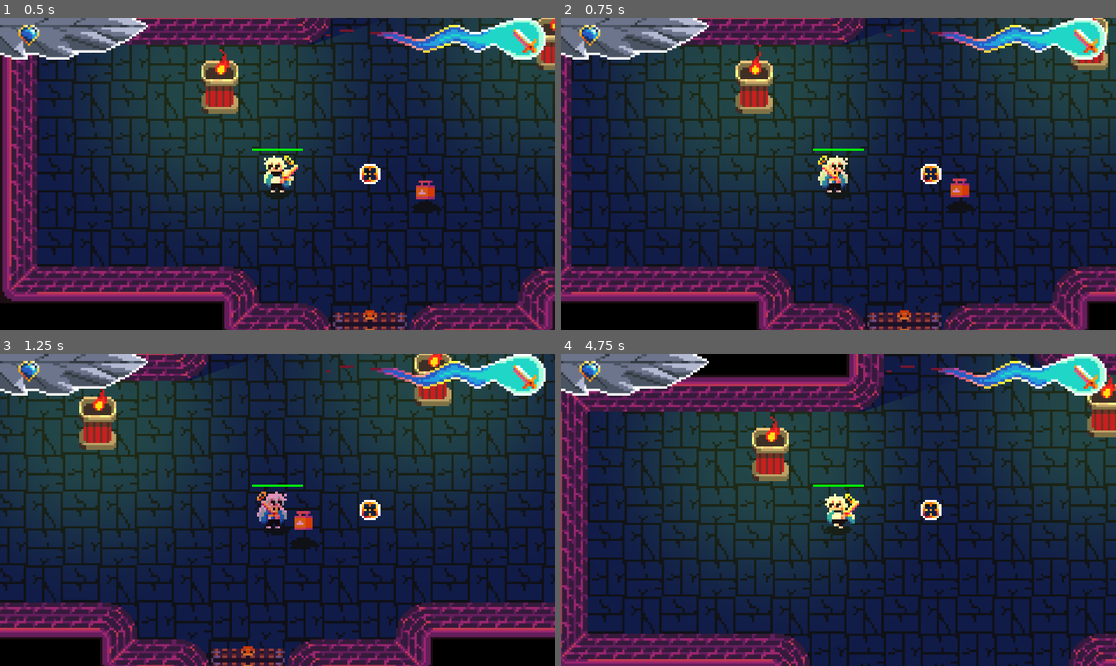
Above: before the commit, frames 1-4 (two rows, left to right).
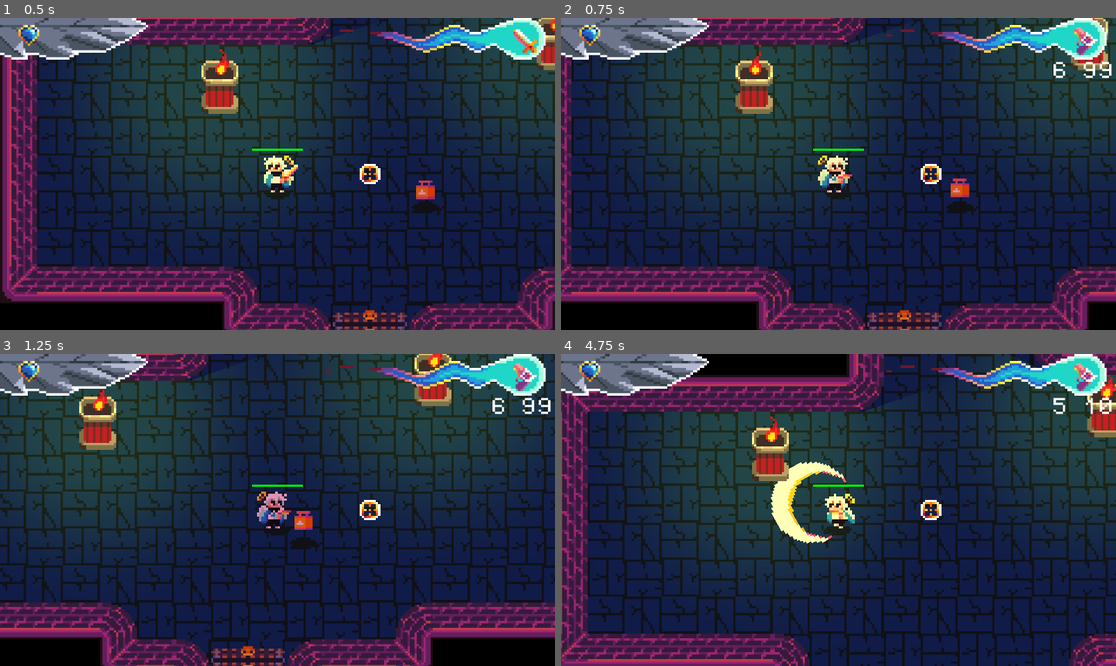
Above: after the commit, the same moments.

Repository: NielsOuvrard/TheShadowOfHeaven
Game: Godot game, scene res://Scenes/gameplay.tscn
Two runs of this game, one before a commit and one after it. Both use one fixed random seed, a clock stepped at 60 frames per second and the inputs below.
Inputs (mouse positions are in pixels of both pictures, inside the frame that each line leads up to):
- Up to frame 1 (0.5 s): no input
- Up to frame 2 (0.75 s): move the mouse to (960, 158) at 0.52 s; hold Right (move_right) from 0.53 s (still down); hold Q (change_weapon) from 0.53 s (still down)
- Up to frame 3 (1.25 s): keep holding Right (move_right); keep holding Q (change_weapon); tap Space (shoot) at 0.8 s
- Up to frame 4 (4.75 s): move the mouse to (727, 525) at 1.27 s; release Right (move_right) at 1.28 s; release Q (change_weapon) at 1.28 s; hold Down (move_down) 1.28-2.03 s; tap Space (shoot) at 1.35, 2.3, 2.85, 3.8, 4.35 s; tap Q (change_weapon) at 1.55, 3.05, 4.55 s; move the mouse to (894, 441) at 2.02 s; hold Right (move_right) 2.03-2.78 s; hold Q (change_weapon) 2.03-2.78 s; move the mouse to (810, 572) at 2.77 s; hold Up (move_up) 2.78-3.53 s; move the mouse to (1005, 556) at 3.52 s; hold Q (change_weapon) 3.53-4.28 s; hold Left (move_left) from 3.53 s (still down); tap R (reload) at 4.15 s; move the mouse to (672, 463) at 4.27 s

Frame 1 is identical in both runs. In frame 2, 0.5% of the frame differs, in the area x 47-100%, y 2-54%; in frame 3, 0.6%; in frame 4, 1.7%, in the area x 37-100%, y 2-61%.

Commit message:
rewrite player step 1, sword attack and some fixes

Diff:
--- a/Scenes/door.tscn
+++ b/Scenes/door.tscn
@@ -282,7 +282,7 @@
 [sub_resource type="CircleShape2D" id="CircleShape2D_cvyxd"]
 radius = 23.1948
 
-[node name="Door" type="CharacterBody2D"]
+[node name="Door" type="StaticBody2D"]
 script = ExtResource("1_82spt")
 
 [node name="AnimatedSprite2D" type="AnimatedSprite2D" parent="."]
@@ -322,7 +322,6 @@
 scale = Vector2(1, 0.5)
 shape = SubResource("CircleShape2D_cvyxd")
 
-[connection signal="animation_finished" from="AnimatedSprite2D" to="." method="_on_animated_sprite_2d_animation_finished"]
 [connection signal="body_entered" from="Front" to="." method="_on_front_body_entered"]
 [connection signal="body_exited" from="Front" to="." method="_on_front_body_exited"]
 [connection signal="body_entered" from="Back" to="." method="_on_back_body_entered"]
--- a/Scenes/gameplay.tscn
+++ b/Scenes/gameplay.tscn
@@ -14,6 +14,7 @@
 
 [node name="Player" parent="." instance=ExtResource("2_l3px8")]
 position = Vector2(2.08165e-12, 2.08165e-12)
+debug = true
 
 [node name="Camera2D" type="Camera2D" parent="Player"]
 z_index = 100
--- a/Scenes/hud.tscn
+++ b/Scenes/hud.tscn
@@ -84,8 +84,22 @@
 theme_override_fonts/font = ExtResource("5_3rqoy")
 text = "6"
 
-[node name="Cursor" type="Sprite2D" parent="."]
-position = Vector2(960, 540)
+[node name="Center" type="Control" parent="."]
+layout_mode = 3
+anchors_preset = 8
+anchor_left = 0.5
+anchor_top = 0.5
+anchor_right = 0.5
+anchor_bottom = 0.5
+offset_left = -20.0
+offset_top = -20.0
+offset_right = 20.0
+offset_bottom = 20.0
+grow_horizontal = 2
+grow_vertical = 2
+
+[node name="Cursor" type="Sprite2D" parent="Center"]
+position = Vector2(20, 20)
 scale = Vector2(8, 8)
 texture = ExtResource("7_1dos8")
 offset = Vector2(40, 0)
--- a/Scenes/player.tscn
+++ b/Scenes/player.tscn
@@ -1,9 +1,10 @@
-[gd_scene load_steps=16 format=3 uid="uid://0y06vbi8ods3"]
+[gd_scene load_steps=26 format=3 uid="uid://0y06vbi8ods3"]
 
 [ext_resource type="Script" path="res://Scripts/player.gd" id="1_flqv2"]
 [ext_resource type="Texture2D" uid="uid://cmgydimid2fec" path="res://Assets/shadow_small.png" id="2_8qbm6"]
 [ext_resource type="Texture2D" uid="uid://ddh0hbfsxf05q" path="res://Assets/Items/Sword.png" id="4_12yd1"]
 [ext_resource type="Texture2D" uid="uid://rhxx7fe8qg4m" path="res://Assets/Characters/AngelSprite.png" id="4_auylh"]
+[ext_resource type="Texture2D" uid="uid://btn2i18uvt7qf" path="res://Assets/Characters/EspadaSlash.png" id="5_y8fcm"]
 
 [sub_resource type="AtlasTexture" id="AtlasTexture_koeyi"]
 atlas = ExtResource("4_auylh")
@@ -76,6 +77,179 @@
 [sub_resource type="StyleBoxFlat" id="StyleBoxFlat_xv7rb"]
 bg_color = Color(0, 100, 0, 1)
 
+[sub_resource type="AtlasTexture" id="AtlasTexture_doaqe"]
+atlas = ExtResource("5_y8fcm")
+region = Rect2(0, 0, 48, 48)
+
+[sub_resource type="AtlasTexture" id="AtlasTexture_bpg2h"]
+atlas = ExtResource("5_y8fcm")
+region = Rect2(48, 0, 48, 48)
+
+[sub_resource type="AtlasTexture" id="AtlasTexture_0lyjx"]
+atlas = ExtResource("5_y8fcm")
+region = Rect2(96, 0, 48, 48)
+
+[sub_resource type="AtlasTexture" id="AtlasTexture_ywrc1"]
+atlas = ExtResource("5_y8fcm")
+region = Rect2(144, 0, 48, 48)
+
+[sub_resource type="SpriteFrames" id="SpriteFrames_5j060"]
+animations = [{
+"frames": [{
+"duration": 1.0,
+"texture": SubResource("AtlasTexture_doaqe")
+}, {
+"duration": 1.0,
+"texture": SubResource("AtlasTexture_bpg2h")
+}, {
+"duration": 1.0,
+"texture": SubResource("AtlasTexture_0lyjx")
+}, {
+"duration": 1.0,
+"texture": SubResource("AtlasTexture_ywrc1")
+}],
+"loop": false,
+"name": &"attack",
+"speed": 5.0
+}, {
+"frames": [],
+"loop": true,
+"name": &"default",
+"speed": 5.0
+}]
+
+[sub_resource type="Animation" id="Animation_vm6wg"]
+length = 0.001
+tracks/0/type = "value"
+tracks/0/imported = false
+tracks/0/enabled = true
+tracks/0/path = NodePath("SwordAttack/Sprite:animation")
+tracks/0/interp = 1
+tracks/0/loop_wrap = true
+tracks/0/keys = {
+"times": PackedFloat32Array(0),
+"transitions": PackedFloat32Array(1),
+"update": 1,
+"values": [&"default"]
+}
+tracks/1/type = "value"
+tracks/1/imported = false
+tracks/1/enabled = true
+tracks/1/path = NodePath("SwordAttack/Collision:position")
+tracks/1/interp = 1
+tracks/1/loop_wrap = true
+tracks/1/keys = {
+"times": PackedFloat32Array(0),
+"transitions": PackedFloat32Array(1),
+"update": 0,
+"values": [Vector2(-6, -5)]
+}
+tracks/2/type = "value"
+tracks/2/imported = false
+tracks/2/enabled = true
+tracks/2/path = NodePath("SwordAttack/Sprite:frame")
+tracks/2/interp = 1
+tracks/2/loop_wrap = true
+tracks/2/keys = {
+"times": PackedFloat32Array(0),
+"transitions": PackedFloat32Array(1),
+"update": 1,
+"values": [0]
+}
+tracks/3/type = "value"
+tracks/3/imported = false
+tracks/3/enabled = true
+tracks/3/path = NodePath("SwordAttack/Collision:disabled")
+tracks/3/interp = 1
+tracks/3/loop_wrap = true
+tracks/3/keys = {
+"times": PackedFloat32Array(0),
+"transitions": PackedFloat32Array(1),
+"update": 1,
+"values": [true]
+}
+
+[sub_resource type="Animation" id="Animation_udfem"]
+resource_name = "sword_attack"
+length = 0.8
+tracks/0/type = "value"
+tracks/0/imported = false
+tracks/0/enabled = true
+tracks/0/path = NodePath("SwordAttack/Sprite:animation")
+tracks/0/interp = 1
+tracks/0/loop_wrap = true
+tracks/0/keys = {
+"times": PackedFloat32Array(0, 0.766667, 0.8),
+"transitions": PackedFloat32Array(1, 1, 1),
+"update": 1,
+"values": [&"attack", &"attack", &"default"]
+}
+tracks/1/type = "value"
+tracks/1/imported = false
+tracks/1/enabled = true
+tracks/1/path = NodePath("SwordAttack/Collision:position")
+tracks/1/interp = 1
+tracks/1/loop_wrap = true
+tracks/1/keys = {
+"times": PackedFloat32Array(0, 0.2, 0.4),
+"transitions": PackedFloat32Array(1, 1, 1),
+"update": 0,
+"values": [Vector2(-6, -5), Vector2(-9, -9), Vector2(-13, -13)]
+}
+tracks/2/type = "method"
+tracks/2/imported = false
+tracks/2/enabled = true
+tracks/2/path = NodePath(".")
+tracks/2/interp = 1
+tracks/2/loop_wrap = true
+tracks/2/keys = {
+"times": PackedFloat32Array(0, 0.2, 0.4),
+"transitions": PackedFloat32Array(1, 1, 1),
+"values": [{
+"args": [13.038],
+"method": &"change_radius_sword_collision"
+}, {
+"args": [18.028],
+"method": &"change_radius_sword_collision"
+}, {
+"args": [24.0],
+"method": &"change_radius_sword_collision"
+}]
+}
+tracks/3/type = "value"
+tracks/3/imported = false
+tracks/3/enabled = true
+tracks/3/path = NodePath("SwordAttack/Sprite:frame")
+tracks/3/interp = 1
+tracks/3/loop_wrap = true
+tracks/3/keys = {
+"times": PackedFloat32Array(0, 0.2, 0.4, 0.6),
+"transitions": PackedFloat32Array(1, 1, 1, 1),
+"update": 1,
+"values": [0, 1, 2, 3]
+}
+tracks/4/type = "value"
+tracks/4/imported = false
+tracks/4/enabled = true
+tracks/4/path = NodePath("SwordAttack/Collision:disabled")
+tracks/4/interp = 1
+tracks/4/loop_wrap = true
+tracks/4/keys = {
+"times": PackedFloat32Array(0, 0.766667, 0.8),
+"transitions": PackedFloat32Array(1, 1, 1),
+"update": 1,
+"values": [false, false, true]
+}
+
+[sub_resource type="AnimationLibrary" id="AnimationLibrary_04yk5"]
+_data = {
+"RESET": SubResource("Animation_vm6wg"),
+"sword_attack": SubResource("Animation_udfem")
+}
+
+[sub_resource type="CircleShape2D" id="CircleShape2D_owcke"]
+radius = 13.0
+
 [node name="Player" type="CharacterBody2D"]
 script = ExtResource("1_flqv2")
 
@@ -93,7 +267,7 @@
 position = Vector2(1, 0)
 texture = ExtResource("4_12yd1")
 
-[node name="CollisionShape2D" type="CollisionShape2D" parent="."]
+[node name="Collision" type="CollisionShape2D" parent="."]
 shape = SubResource("RectangleShape2D_hv8be")
 
 [node name="ReloadCooldown" type="Timer" parent="."]
@@ -102,7 +276,7 @@
 [node name="ShotCooldown" type="Timer" parent="."]
 one_shot = true
 
-[node name="ProgressBar" type="ProgressBar" parent="."]
+[node name="LifeBar" type="ProgressBar" parent="."]
 offset_left = -11.0
 offset_top = -11.0
 offset_right = 11.0
@@ -112,3 +286,23 @@
 step = 1.0
 value = 50.0
 show_percentage = false
+
+[node name="SwordAttack" type="Area2D" parent="."]
+
+[node name="Sprite" type="AnimatedSprite2D" parent="SwordAttack"]
+sprite_frames = SubResource("SpriteFrames_5j060")
+autoplay = "default"
+offset = Vector2(-15, -15)
+
+[node name="Animation" type="AnimationPlayer" parent="SwordAttack"]
+root_node = NodePath("../..")
+libraries = {
+"": SubResource("AnimationLibrary_04yk5")
+}
+
+[node name="Collision" type="CollisionShape2D" parent="SwordAttack"]
+position = Vector2(-6, -5)
+shape = SubResource("CircleShape2D_owcke")
+disabled = true
+
+[connection signal="body_entered" from="SwordAttack" to="." method="_on_sword_attack_body_entered"]
--- a/Scenes/torch.tscn
+++ b/Scenes/torch.tscn
@@ -63,7 +63,7 @@
 [sub_resource type="CircleShape2D" id="CircleShape2D_xpxai"]
 radius = 8.0
 
-[node name="Torch" type="CharacterBody2D"]
+[node name="Torch" type="StaticBody2D"]
 
 [node name="AnimatedSprite2D" type="AnimatedSprite2D" parent="."]
 sprite_frames = SubResource("SpriteFrames_sh6yb")
--- a/Scripts/ball.gd
+++ b/Scripts/ball.gd
@@ -18,7 +18,7 @@
 var type : Data.Projectiles
 var is_shadow := false
 
-const DAMAGET_TEXT = preload("res://Scenes/damage_text.tscn")
+const DAMAGE_TEXT = preload("res://Scenes/damage_text.tscn")
 
 # BALL
 
@@ -43,7 +43,7 @@
 func _on_body_entered(body):
 	if body.is_in_group(target):
 		var damage_given = body.take_damage(Data.PROJECTILS[type].damage)
-		var damage_text = DAMAGET_TEXT.instantiate()
+		var damage_text = DAMAGE_TEXT.instantiate()
 		damage_text.text = str(damage_given)
 		damage_text.position = position
 		get_parent().add_child(damage_text)
--- a/Scripts/data.gd
+++ b/Scripts/data.gd
@@ -37,8 +37,8 @@
 		"name": "sword",
 		"texture": "res://Assets/Items/Sword.png",
 		"item_frame": 3,
-		"cooldown_shot": 0.2,
-		"cooldown_reload": 0.0,
+		"cooldown_shot": 0.8,
+		"cooldown_reload": 0.01,
 		"ammo_max": 0,
 		"projectile": null,
 	},
--- a/Scripts/door.gd
+++ b/Scripts/door.gd
@@ -7,7 +7,7 @@
 # Date: 24-09-2024
 #
 
-extends CharacterBody2D
+extends StaticBody2D
 
 @onready var animated_sprite: AnimatedSprite2D = $AnimatedSprite2D
 @onready var animation_player: AnimationPlayer = $AnimationPlayer
--- a/Scripts/hud.gd
+++ b/Scripts/hud.gd
@@ -40,7 +40,7 @@
 
 # Called every frame. 'delta' is the elapsed time since the previous frame.
 func _process(_delta: float) -> void:
-	var player = get_tree().get_nodes_in_group("player")[0].player  # get the player node
+	var player = get_tree().get_nodes_in_group("player")[0]  # get the player node
 	if current_weapon != player.current_weapon:
 		current_weapon = player.current_weapon
 		weapon.type = player.current_weapon
--- a/Scripts/item.gd
+++ b/Scripts/item.gd
@@ -30,7 +30,7 @@
 func _on_area_2d_body_entered(body: Node2D) -> void:
 	if body.is_in_group("player"):
 		var nmb = Data.rand_range(Data.ITEMS[type].n_min, Data.ITEMS[type].n_max)
-		body.player.add_to_inventory(type, nmb)
+		body.add_to_inventory(type, nmb)
 
 		var damage_text = DAMAGET_TEXT.instantiate()
 		damage_text.text = str(nmb)
--- a/Scripts/player.gd
+++ b/Scripts/player.gd
@@ -11,171 +11,167 @@
 
 @onready var animated_sprite: AnimatedSprite2D = $AnimatedSprite2D
 @onready var reload_cooldown: Timer = $ReloadCooldown
-@onready var shot_cooldown: Timer = $ShotCooldown
+@onready var shoot_cooldown: Timer = $ShotCooldown
 @onready var player_body: CharacterBody2D = $"."
 @onready var weapon_sprite: Sprite2D = $Weapon
-@onready var progress_bar: ProgressBar = $ProgressBar
+@onready var life_bar: ProgressBar = $LifeBar
+
+# * SWORD
+@onready var sword_attack: Area2D = $SwordAttack
+@onready var sword_attack_animation: AnimationPlayer = $SwordAttack/Animation
+@onready var sword_collision: CollisionShape2D = $SwordAttack/Collision
 
 @export var SPEED = 5000.0
 @export var ACCELERATION = 0.2
+@export var life := 100
+@export var current_weapon := Data.Weapons.SWORD
+@export var debug := false
+
+# TODO components
+# - health
+# - attack
+# - hitbox
+
+
 
 # for now, we will put a scene for each weapon_sprite's bullet
 const BALL = preload("res://scenes/ball.tscn")
-
-class Player:
-	var life := 100
-	var ammo_inventory := {
-		Data.Weapons.PISTOL: 0,
-		Data.Weapons.SHOTGUN: 0,
-		Data.Weapons.RAYGUN: 0
-	}
-	var ammo_current := {
-		Data.Weapons.PISTOL: Data.WEAPONS[Data.Weapons.PISTOL].ammo_max,
-		Data.Weapons.SHOTGUN: Data.WEAPONS[Data.Weapons.SHOTGUN].ammo_max,
-		Data.Weapons.RAYGUN: Data.WEAPONS[Data.Weapons.RAYGUN].ammo_max
-	}
-	var weapons_unlocked := {
-		Data.Weapons.SWORD: true,
-		Data.Weapons.PISTOL: false,
-		Data.Weapons.SHOTGUN: false,
-		Data.Weapons.RAYGUN: false
-	}
-	var current_weapon := Data.Weapons.SWORD
-	var shoot_cooldown # ? a way to put the Timer Cooldown global in the file
-	var reload_cooldown
-	var progress_bar
-	var weapon_sprite
-	var parent_node
-
-	func _init(_shoot_cooldown, _reload_cooldown, _progress_bar, _weapon, _parent_node):
-		self.shoot_cooldown = _shoot_cooldown
-		self.reload_cooldown = _reload_cooldown
-		self.progress_bar = _progress_bar
-		self.weapon_sprite = _weapon
-		self.parent_node = _parent_node
-
-		# * Life Progress Bar
-		progress_bar.max_value = life
-		progress_bar.value = life
-
-		# * Cooldowns
-		reload_cooldown.wait_time = Data.WEAPONS[current_weapon].cooldown_reload
-		shoot_cooldown.wait_time = Data.WEAPONS[current_weapon].cooldown_shot
-		#debug_weapons()
-
-	func look_player():
-		var direction_input = Vector2.ZERO
-
-		if Input.is_action_pressed('look_right'):
-			direction_input.x += Input.get_action_strength('look_right')
-		if Input.is_action_pressed('look_left'):
-			direction_input.x -= Input.get_action_strength('look_left')
-		if Input.is_action_pressed('look_down'):
-			direction_input.y += Input.get_action_strength('look_down')
-		if Input.is_action_pressed('look_up'):
-			direction_input.y -= Input.get_action_strength('look_up')
-
-		# * if we are using the controller
-		if direction_input != Vector2.ZERO:
-			return direction_input.normalized()
-
-		# * if we are using the mouse
-		var window_size = parent_node.get_viewport().get_visible_rect().size
-		var mouse_position = parent_node.get_viewport().get_mouse_position() - window_size / 2
-		return mouse_position.normalized()
-
-	func shoot():
-		if not reload_cooldown.is_stopped():
-			return
-		if current_weapon == Data.Weapons.SWORD:
-			return
-		if ammo_current[current_weapon] == 0:
-			reload()
-			return
-		ammo_current[current_weapon] -= 1
-		shoot_cooldown.start()
-
-		var ball = BALL.instantiate()
-		ball.direction_ball = look_player()
-		ball.thrower = "player"
-		ball.target = "enemies"
-		ball.type = Data.WEAPONS[current_weapon].projectile
-		ball.position = parent_node.position
-		parent_node.get_parent().add_child(ball)
-
-	func debug_inventory():
-		for weapon in Data.WEAPONS:
-			if weapon == Data.Weapons.SWORD:
-				continue
-			print("weapon ", Data.WEAPONS[weapon].name, " ammo current ", ammo_current[weapon], " ammo inventory ", ammo_inventory[weapon])
-
-	func debug_weapons():
-		for weapon in weapons_unlocked:
-			weapons_unlocked[weapon] = true
-		for weapon in ammo_current:
-			ammo_current[weapon] = 500
-
-	func reload():
-		if current_weapon == Data.Weapons.SWORD:
-			return
-		if ammo_inventory[current_weapon] == 0:
-			return
-		if ammo_current[current_weapon] == Data.WEAPONS[current_weapon].ammo_max:
-			return
-		# state = State.RELOAD
-		# action_cooldown.start()
-		var ammo_max_needed = Data.WEAPONS[current_weapon].ammo_max - ammo_current[current_weapon]
-		var ammo_taken = min(ammo_inventory[current_weapon], ammo_max_needed)
-		ammo_current[current_weapon] += ammo_taken
-		ammo_inventory[current_weapon] -= ammo_taken
-
-		reload_cooldown.start()
-
-	func change_weapon():
-		var next_weapon = (current_weapon + 1) % Data.WEAPONS.size()
-		while not weapons_unlocked[next_weapon]:
-			next_weapon = (next_weapon + 1) % Data.WEAPONS.size()
-
-		# debug_inventory()
-
-		if next_weapon == current_weapon:
-			return
-		current_weapon = next_weapon as Data.Weapons
-		weapon_sprite.texture = load(Data.WEAPONS[current_weapon].texture)
-
-		# * Cooldowns
-		reload_cooldown.wait_time = Data.WEAPONS[current_weapon].cooldown_reload
-		shoot_cooldown.wait_time = Data.WEAPONS[current_weapon].cooldown_shot
-
-	func add_to_inventory(item: Data.Items, number: int):
-		if item == Data.Items.LIFE:
-			life += number
-			progress_bar.value = life
-		else:
-			ammo_inventory[Data.ITEMS[item].weapon] += number
-
-	func unlock_weapon(weapon: Data.Weapons):
-		weapons_unlocked[weapon] = true
-
-	func take_damage(damage: int):
-		var damage_received = min(damage, life)
-		if life <= 0:
-			damage_received = 0
-		life -= damage
-		progress_bar.value = life
-		if life <= 0:
-			# parent_node.queue_free() # TODO just game over
-			print("Game Over")
-		return damage_received
-
-func take_damage(damage: int) -> int:
-	return player.take_damage(damage)
-
-var player
+const DAMAGE_TEXT = preload("res://Scenes/damage_text.tscn")
+
+var ammo_inventory := {
+	Data.Weapons.PISTOL: 0,
+	Data.Weapons.SHOTGUN: 0,
+	Data.Weapons.RAYGUN: 0
+}
+var ammo_current := {
+	Data.Weapons.PISTOL: Data.WEAPONS[Data.Weapons.PISTOL].ammo_max,
+	Data.Weapons.SHOTGUN: Data.WEAPONS[Data.Weapons.SHOTGUN].ammo_max,
+	Data.Weapons.RAYGUN: Data.WEAPONS[Data.Weapons.RAYGUN].ammo_max
+}
+var weapons_unlocked := {
+	Data.Weapons.SWORD: true,
+	Data.Weapons.PISTOL: false,
+	Data.Weapons.SHOTGUN: false,
+	Data.Weapons.RAYGUN: false
+}
 
 func _ready():
 	add_to_group("player")
-	player = Player.new(shot_cooldown, reload_cooldown, progress_bar, weapon_sprite, self)
+
+	# * Life Progress Bar
+	life_bar.max_value = life
+	life_bar.value = life
+
+	# * Cooldowns
+	reload_cooldown.wait_time = Data.WEAPONS[current_weapon].cooldown_reload
+	shoot_cooldown.wait_time = Data.WEAPONS[current_weapon].cooldown_shot
+	if debug:
+		debug_weapons()
+
+func change_radius_sword_collision(value: float):
+	sword_collision.shape.radius = value
+
+
+func look_player():
+	var direction_input = Vector2.ZERO
+
+	if Input.is_action_pressed('look_right'):
+		direction_input.x += Input.get_action_strength('look_right')
+	if Input.is_action_pressed('look_left'):
+		direction_input.x -= Input.get_action_strength('look_left')
+	if Input.is_action_pressed('look_down'):
+		direction_input.y += Input.get_action_strength('look_down')
+	if Input.is_action_pressed('look_up'):
+		direction_input.y -= Input.get_action_strength('look_up')
+
+	# * if we are using the controller
+	if direction_input != Vector2.ZERO:
+		return direction_input.normalized()
+
+	# * if we are using the mouse
+	var window_size = get_viewport().get_visible_rect().size
+	var mouse_position = get_viewport().get_mouse_position() - window_size / 2
+	return mouse_position.normalized()
+
+func shoot():
+	if not reload_cooldown.is_stopped():
+		return
+	if current_weapon == Data.Weapons.SWORD:
+		print(position)
+		sword_attack.visible = true
+		sword_attack_animation.play("sword_attack")
+		sword_attack.rotation = look_player().angle() + (3.0 / 4.0 * PI)
+		return
+	if ammo_current[current_weapon] == 0:
+		reload()
+		return
+	ammo_current[current_weapon] -= 1
+	shoot_cooldown.start()
+
+	var ball = BALL.instantiate()
+	ball.direction_ball = look_player()
+	ball.thrower = "player"
+	ball.target = "enemies"
+	ball.type = Data.WEAPONS[current_weapon].projectile
+	ball.position = position
+	get_parent().add_child(ball)
+
+
+func reload():
+	if current_weapon == Data.Weapons.SWORD:
+		return
+	if ammo_inventory[current_weapon] == 0:
+		return
+	if ammo_current[current_weapon] == Data.WEAPONS[current_weapon].ammo_max:
+		return
+	# state = State.RELOAD
+	# action_cooldown.start()
+	var ammo_max_needed = Data.WEAPONS[current_weapon].ammo_max - ammo_current[current_weapon]
+	var ammo_taken = min(ammo_inventory[current_weapon], ammo_max_needed)
+	ammo_current[current_weapon] += ammo_taken
+	ammo_inventory[current_weapon] -= ammo_taken
+
+	reload_cooldown.start()
+
+func change_weapon():
+	var next_weapon = (current_weapon + 1) % Data.WEAPONS.size()
+	while not weapons_unlocked[next_weapon]:
+		next_weapon = (next_weapon + 1) % Data.WEAPONS.size()
+
+	if debug:
+		debug_inventory()
+
+	if next_weapon == current_weapon:
+		return
+	current_weapon = next_weapon as Data.Weapons
+	weapon_sprite.texture = load(Data.WEAPONS[current_weapon].texture)
+
+	# * Cooldowns
+	reload_cooldown.wait_time = Data.WEAPONS[current_weapon].cooldown_reload
+	shoot_cooldown.wait_time = Data.WEAPONS[current_weapon].cooldown_shot
+
+func add_to_inventory(item: Data.Items, number: int):
+	if item == Data.Items.LIFE:
+		life += number
+		life_bar.value = life
+	else:
+		ammo_inventory[Data.ITEMS[item].weapon] += number
+
+func unlock_weapon(weapon: Data.Weapons):
+	weapons_unlocked[weapon] = true
+
+# TODO put this in a component
+func take_damage(damage: int):
+	var damage_received = min(damage, life)
+	if life <= 0:
+		damage_received = 0
+	life -= damage
+	life_bar.value = life
+	if life <= 0:
+		# TODO game over
+		print("Game Over")
+	return damage_received
+
 
 func _physics_process(delta):
 	# * Direction
@@ -215,13 +211,37 @@
 	move_and_slide()
 
 	# * Actions
-	if Input.is_action_pressed("reload") and shot_cooldown.is_stopped():
-		shot_cooldown.start()
-		player.reload()
-
-	if Input.is_action_pressed("change_weapon") and shot_cooldown.is_stopped():
-		shot_cooldown.start()
-		player.change_weapon()
-
-	if Input.is_action_pressed('shoot') and shot_cooldown.is_stopped():
-		player.shoot()
+	if Input.is_action_pressed("reload") and shoot_cooldown.is_stopped():
+		shoot_cooldown.start()
+		reload()
+
+	if Input.is_action_pressed("change_weapon") and shoot_cooldown.is_stopped():
+		shoot_cooldown.start()
+		change_weapon()
+
+	if Input.is_action_pressed('shoot') and shoot_cooldown.is_stopped():
+		shoot()
+
+func _on_sword_attack_body_entered(body: Node2D) -> void:
+	if body.is_in_group("enemies"):
+		var damage_given = body.take_damage(60)
+		var damage_text = DAMAGE_TEXT.instantiate()
+		damage_text.text = str(damage_given)
+		damage_text.position = position
+		get_parent().add_child(damage_text)
+
+
+
+func debug_inventory():
+	for weapon in Data.WEAPONS:
+		if weapon == Data.Weapons.SWORD:
+			continue
+		print("weapon ", Data.WEAPONS[weapon].name, " ammo current ", ammo_current[weapon], " ammo inventory ", ammo_inventory[weapon])
+
+func debug_weapons():
+	for weapon in weapons_unlocked:
+		weapons_unlocked[weapon] = true
+	for weapon in ammo_current:
+		ammo_current[weapon] = Data.WEAPONS[weapon].ammo_max
+	for weapon in ammo_inventory:
+		ammo_inventory[weapon] = 99
--- a/Scripts/weapons.gd
+++ b/Scripts/weapons.gd
@@ -24,7 +24,7 @@
 
 func _on_area_2d_body_entered(body: Node2D) -> void:
 	if body.is_in_group("player"):
-		body.player.unlock_weapon(type)
+		body.unlock_weapon(type)
 
 		var damage_text = DAMAGET_TEXT.instantiate()
 		damage_text.text = str(Data.WEAPONS[type].name)
Binary file added: Assets/Characters/EspadaSlash.png
Not shown, added: Assets/Characters/EspadaSlash.png.import
